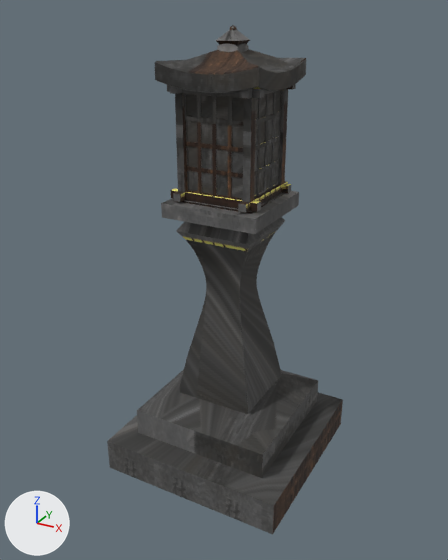
Before and after pictures for a commit that changed the glTF model public/models/lowpix/world/stone_lantern.glb.
Both versions are drawn from a 50 mm lens placed at (0.808, -1.517, 1.367), pointed at (-0.012, -0.027, 0.622). Every picture has the same lights, and +X, +Y and +Z are marked at lower left. The first picture is the older version. Where no turn or scale is listed for an object, it has been applied to the vertices. Vertices at exactly the same position are counted once.
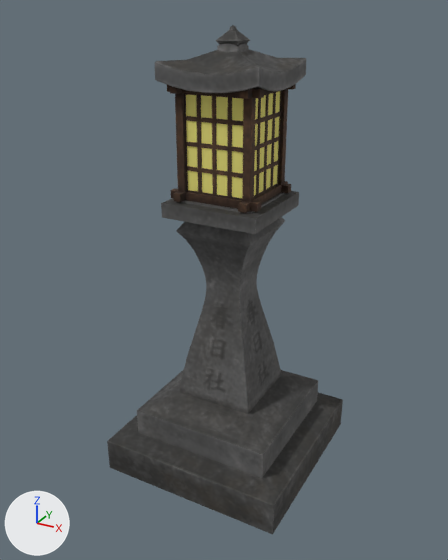
What changed in the scene script:
```text
Change me_mesh:
    where me_mesh.from_pydata(...)  # 1550 vertices, 2997 faces; spans x -0.29..0.29, y -0.29..0.29, z -0.663..0.663
    used by ob_mesh; location = (0.0, 0.0, 0.663)
    me_mesh part 1: 2974 kept faces spanning x -0.29..0.29, y -0.29..0.29, z -0.663..0.663 get new texture (UV) coordinates
```

Boxes (x1, y1, x2, y2) around the edits, measured in the pictures (448 x 560 px):
part 1 of me_mesh, surface changed
    both: (108, 25, 343, 531)
